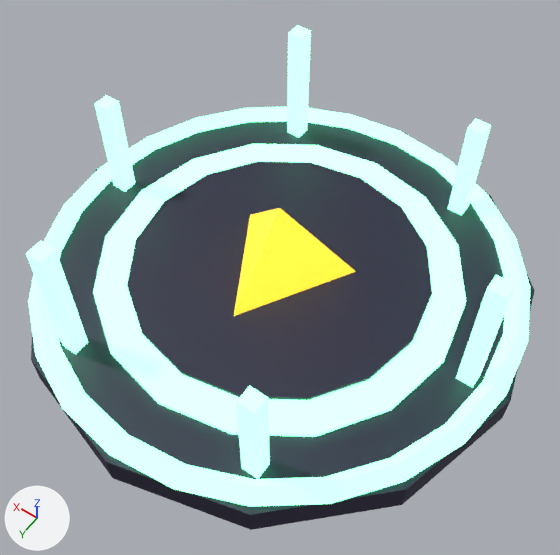
An edit to the FBX model roblox/games/gun-forge/art/blender/props/return_portal_pad.fbx, drawn before and after from the same camera.
One viewpoint serves both versions: a 50 mm camera at (-3.36, 4.71, 7.68) aimed at (-0.21, 0.29, 0.72). Lighting does not change. The marker at lower left points along +X, +Y and +Z. The first picture is the older version.

Names of what the first picture shows: 'Return_portal_pad'.
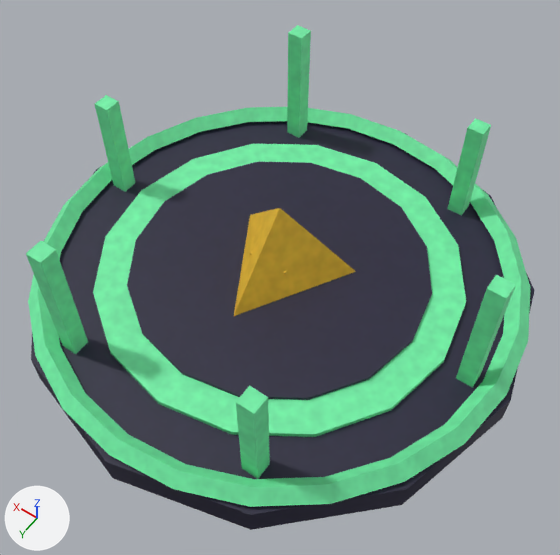
What differs and where, as boxes [x1, y1, x2, y2] in the pictures (560 x 555 px):
'Return_portal_pad', recoloured, surface changed (darker)
    both: [26, 25, 535, 517]
part 1 of me_cylinder, recoloured (darker)
    both: [31, 121, 535, 517]
part 2 of me_cylinder, recoloured (darker)
    both: [26, 25, 531, 507]
part 3 of me_cylinder, recoloured (darker)
    both: [234, 208, 356, 316]
part 4 of me_cylinder, surface changed (darker)
    both: [26, 25, 535, 517]

Patch to the scene script:
```diff
--- a/roblox/games/gun-forge/art/blender/props/return_portal_pad.fbx.py
+++ b/roblox/games/gun-forge/art/blender/props/return_portal_pad.fbx.py
@@ img_return_portal_pad_png @@
+img_return_portal_pad_png = load_image('return_portal_pad.png', '_unpacked/return_portal_pad.png', 512, 512, 'sRGB')
@@ mat_return_portal_pad_mat @@
+mat_return_portal_pad_mat = principled_material('return_portal_pad_Mat')
+mat_return_portal_pad_mat.texture = img_return_portal_pad_png
+mat_return_portal_pad_mat.roughness = 0.6
@@ me_cylinder @@
 me_cylinder.from_pydata(...)  # 244 vertices, 444 faces; spans x -3.0..3.0, y -3.0..3.0, z 0.0..2.0
 # used by ob_return_portal_pad; location = (0.0, 0.0, 0.0)
+# me_cylinder part 1: all 104 faces that had it switch from mat_rpbase (dark blue #26233f) to mat_return_portal_pad_mat (picture img_return_portal_pad_png)
+# me_cylinder part 2: all 324 faces that had it switch from mat_rpglow (green #7affb2, glowing green #7affb2) to mat_return_portal_pad_mat (picture img_return_portal_pad_png)
+# me_cylinder part 3: all 16 faces that had it switch from mat_rpgold (yellow #ffc935, glowing yellow #ffc935) to mat_return_portal_pad_mat (picture img_return_portal_pad_png)
+# me_cylinder part 4: texture (UV) coordinates of 444 of 444 faces, centred in x -2.87..2.87, y -2.87..2.87, z 0.0..2.0, changed; they spanned u 0.0..1.0, v 0.0..1.0 and now span u 0.0..0.96, v 0.0..1.0
```
